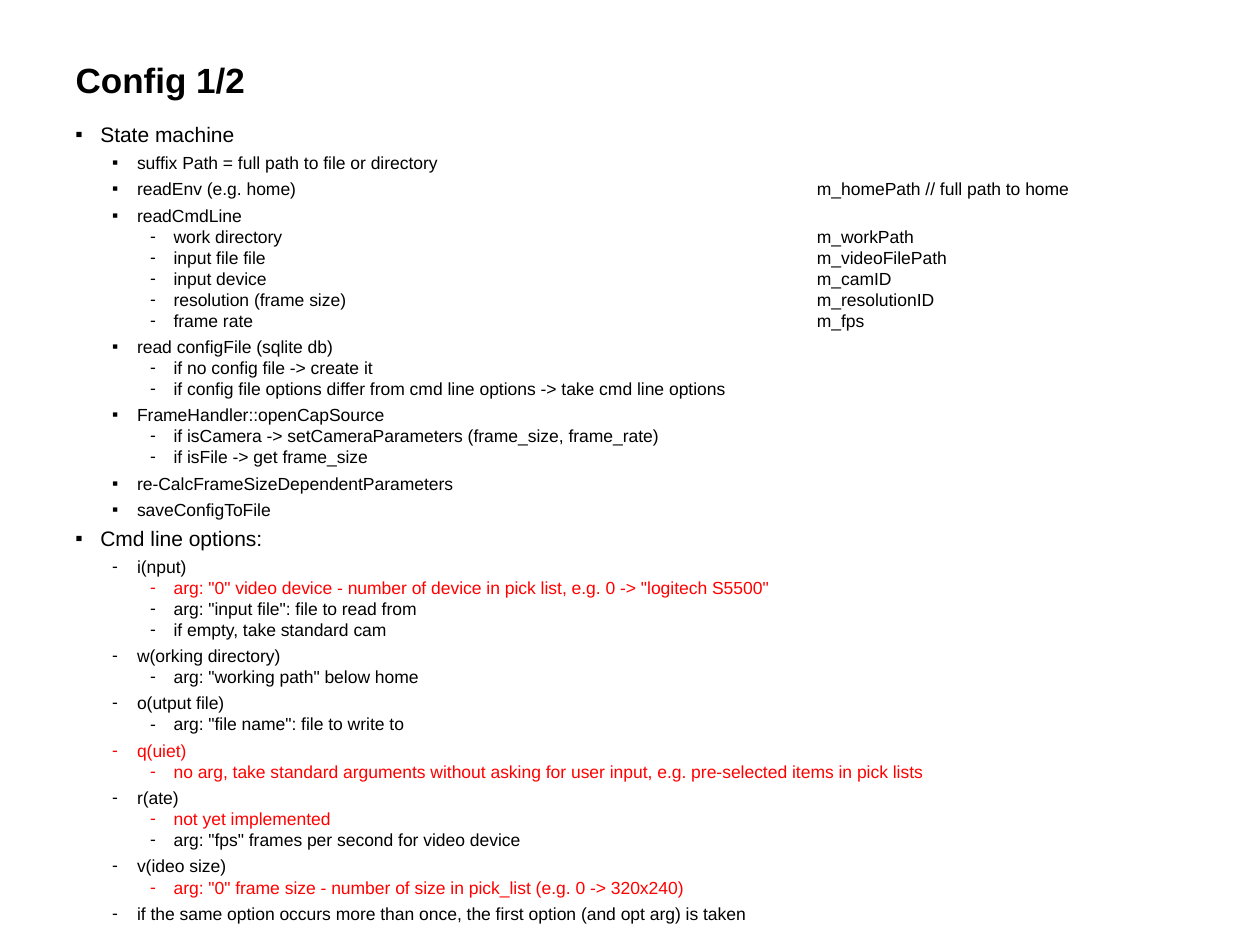
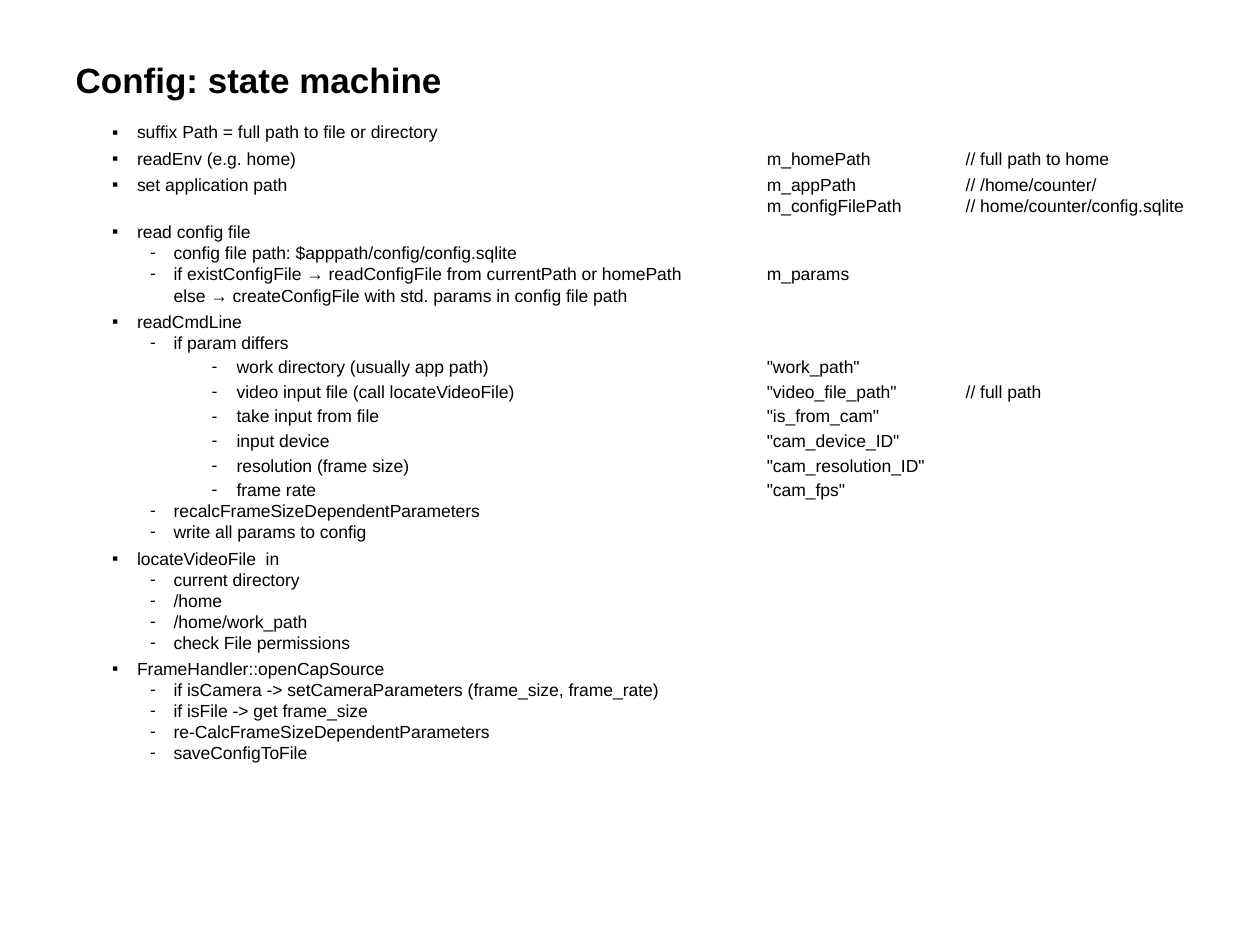
Before and after one commit to HwyToHell/CarCount, a slide deck: slide 3 of MotionDetection+ObjectTrackingV4.pptx. Drawn at 1260x945 pixels with LibreOffice and Linux fonts; fonts in the diff are those of the drawing. Boxes give left, top, right and bottom in pixels: in the first picture for what was removed or moved away, otherwise in the second. Text is boxed around its words. In the diff, an @@ line names an element or a change of style, - is before the commit and + after.

```diff
--- a/MotionDetection+ObjectTrackingV4.pptx
+++ b/MotionDetection+ObjectTrackingV4.pptx
@@ title at [76, 67, 441, 99]: text changed @@
-Config 1/2
+Config: state machine
@@ text at [100, 126, 234, 143]: paragraph removed @@
-▪ State machine
@@ text at [137, 178, 1184, 306]: paragraphs added @@
+  ▪ set application path m_appPath // /home/counter/
+    m_configFilePath // home/counter/config.sqlite
+  ▪ read config file
+    – config file path: $apppath/config/config.sqlite
+    – if existConfigFile → readConfigFile from currentPath or homePath m_params
+      else → createConfigFile with std. params in config file path
@@ text at [137, 152, 1109, 763]: bullet ▪ to -; list level 2 to 3 in "re-CalcFrameSizeDependentParameters"; list level 2 to 3 in "saveConfigToFile" @@
@@ text at [137, 336, 515, 653]: text changed @@
-    – work directory m_workPath
-    – input file file m_videoFilePath
-    – input device m_camID
-    – resolution (frame size) m_resolutionID
-    – frame rate m_fps
-  ▪ read configFile (sqlite db)
-    – if no config file -> create it
-    – if config file options differ from cmd line options -> take cmd line options
+    – if param differs
+      – work directory (usually app path) "work_path"
+      – video input file (call locateVideoFile) "video_file_path" // full path
+      – take input from file "is_from_cam"
+      – input device "cam_device_ID"
+      – resolution (frame size) "cam_resolution_ID"
+      – frame rate "cam_fps"
+    – recalcFrameSizeDependentParameters
+    – write all params to config
+  ▪ locateVideoFile in
+    – current directory
+    – /home
+    – /home/work_path
+    – check File permissions
@@ text at [100, 530, 923, 924]: paragraphs removed @@
-▪ Cmd line options:
-  – i(nput)
-    – arg: "0" video device - number of device in pick list, e.g. 0 -> "logitech S5500"
-    – arg: "input file": file to read from
-    – if empty, take standard cam
-  – w(orking directory)
-    – arg: "working path" below home
-  – o(utput file)
-    – arg: "file name": file to write to
-  – q(uiet)
-    – no arg, take standard arguments without asking for user input, e.g. pre-selected items in pick lists
-  – r(ate)
-    – not yet implemented
-    – arg: "fps" frames per second for video device
-  – v(ideo size)
-    – arg: "0" frame size - number of size in pick_list (e.g. 0 -> 320x240)
-  – if the same option occurs more than once, the first option (and opt arg) is taken
-– path: look for "input file" in
-  – current directory
-  – /home
-  – /home/working path
```
Also in this commit, not shown: 1 other slide changed, 10 other files.
